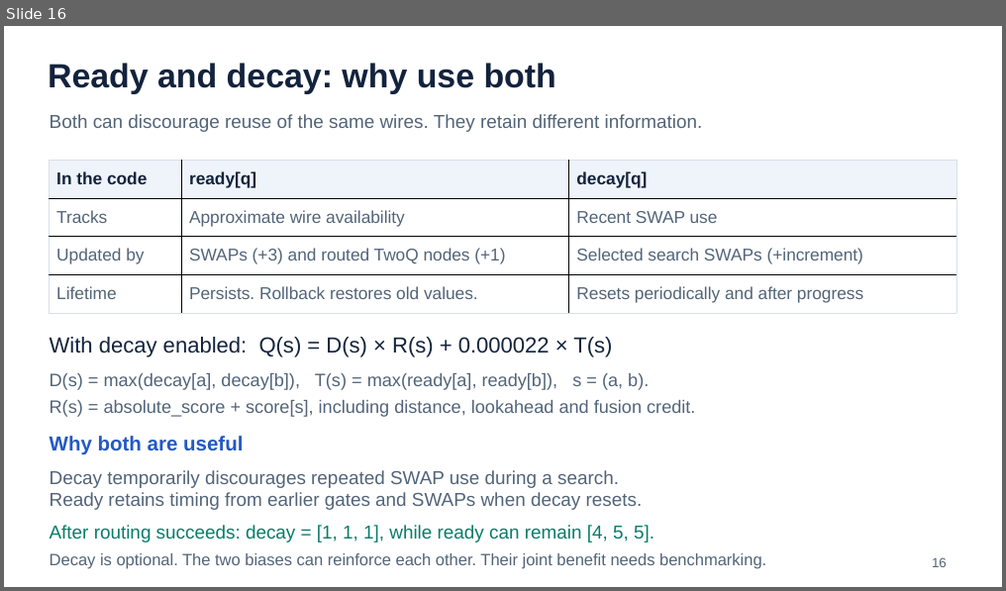
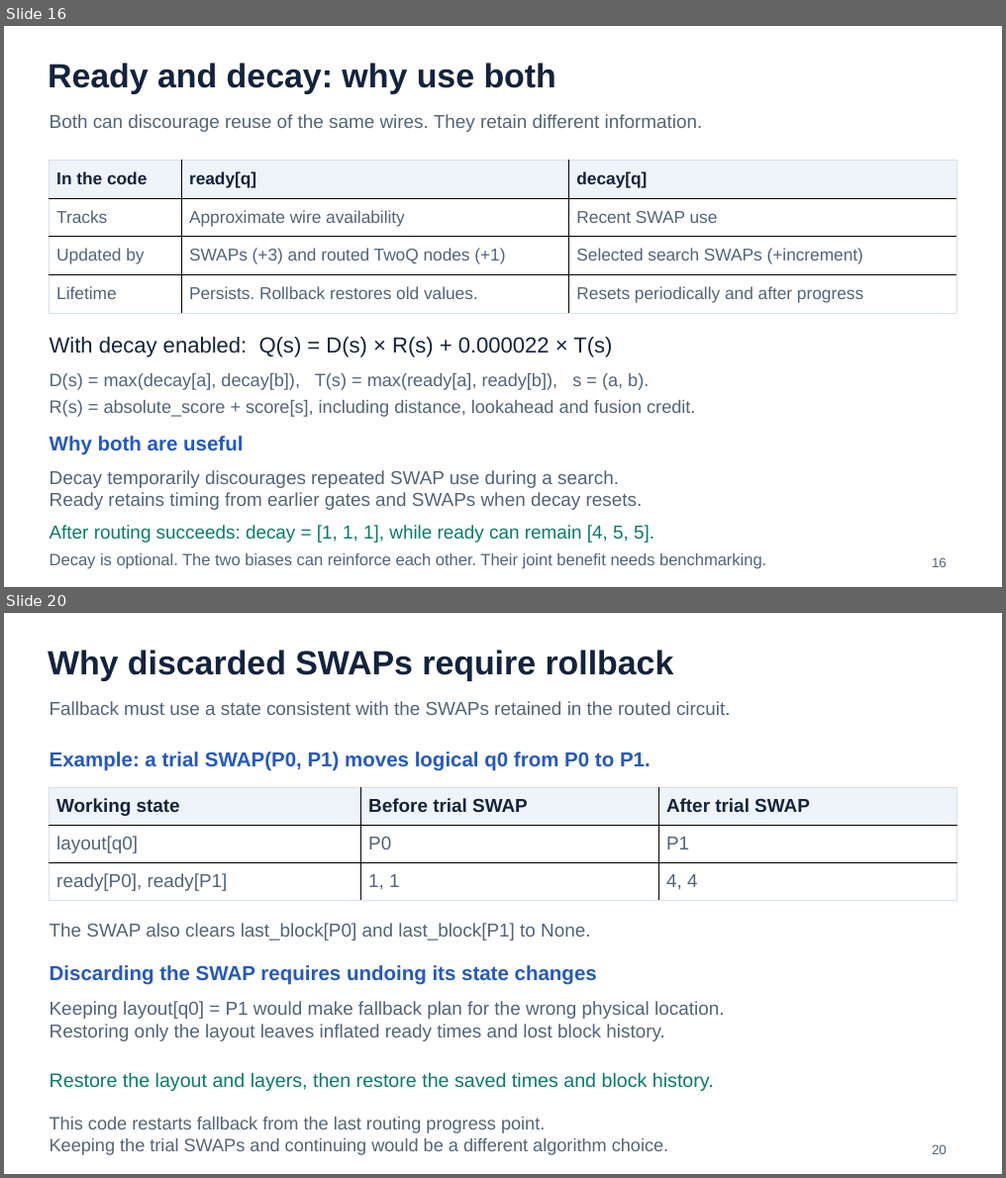
Before and after one commit to AI-native-Systems-Research/qiskit-evolved, a slide deck: design/change_description_codex.pptx. Shown one above the other, each under a label of ours: slide 16 before the commit, slides 16 and 20 after it; the slides between them are not shown. The pictures are 1006x591 and 1006x1178 pixels, drawn with LibreOffice and Linux fonts; fonts in the diff are those of the drawing. Boxes give left, top, right and bottom in pixels: in the first picture for what was removed or moved away, otherwise in the second. Text is boxed around its words. In the diff, an @@ line names an element or a change of style, - is before the commit and + after.

```diff
--- a/design/change_description_codex.pptx
+++ b/design/change_description_codex.pptx
@@ slide 20 added at (x1=4, y1=613, x2=1002, y2=1174), background #FFFFFF @@
@@ text added at (x1=48, y1=650, x2=674, y2=681), 32.2 pt, text #13233D, bold @@
+Why discarded SWAPs require rollback
@@ text added at (x1=50, y1=701, x2=731, y2=715), 18 pt, text #526479 @@
+Fallback must use a state consistent with the SWAPs retained in the routed circuit.
@@ text added at (x1=50, y1=752, x2=650, y2=771), 19.5 pt, text #2459C4, bold @@
+Example: a trial SWAP(P0, P1) moves logical q0 from P0 to P1.
@@ table added at (x1=49, y1=787, x2=957, y2=900), 3 rows, 3 columns @@
+Working state | Before trial SWAP | After trial SWAP
+layout[q0] | P0 | P1
+ready[P0], ready[P1] | 1, 1 | 4, 4
@@ text added at (x1=50, y1=923, x2=590, y2=941), 18 pt, text #526479 @@
+The SWAP also clears last_block[P0] and last_block[P1] to None.
@@ text added at (x1=50, y1=965, x2=597, y2=985), 19.5 pt, text #2459C4, bold @@
+Discarding the SWAP requires undoing its state changes
@@ text added at (x1=50, y1=1001, x2=724, y2=1042), 18 pt, text #526479 @@
+Keeping layout[q0] = P1 would make fallback plan for the wrong physical location.
+Restoring only the layout leaves inflated ready times and lost block history.
@@ text added at (x1=50, y1=1072, x2=714, y2=1091), 18.8 pt, text #087C69 @@
+Restore the layout and layers, then restore the saved times and block history.
@@ text added at (x1=50, y1=1117, x2=668, y2=1156), 17.2 pt, text #526479 @@
+This code restarts fallback from the last routing progress point.
+Keeping the trial SWAPs and continuing would be a different algorithm choice.
@@ text added at (x1=932, y1=1145, x2=946, y2=1155), 12.8 pt, text #526479 @@
+20
```
Also in this commit, not shown: 8 slides changed, 4 other slides added.
